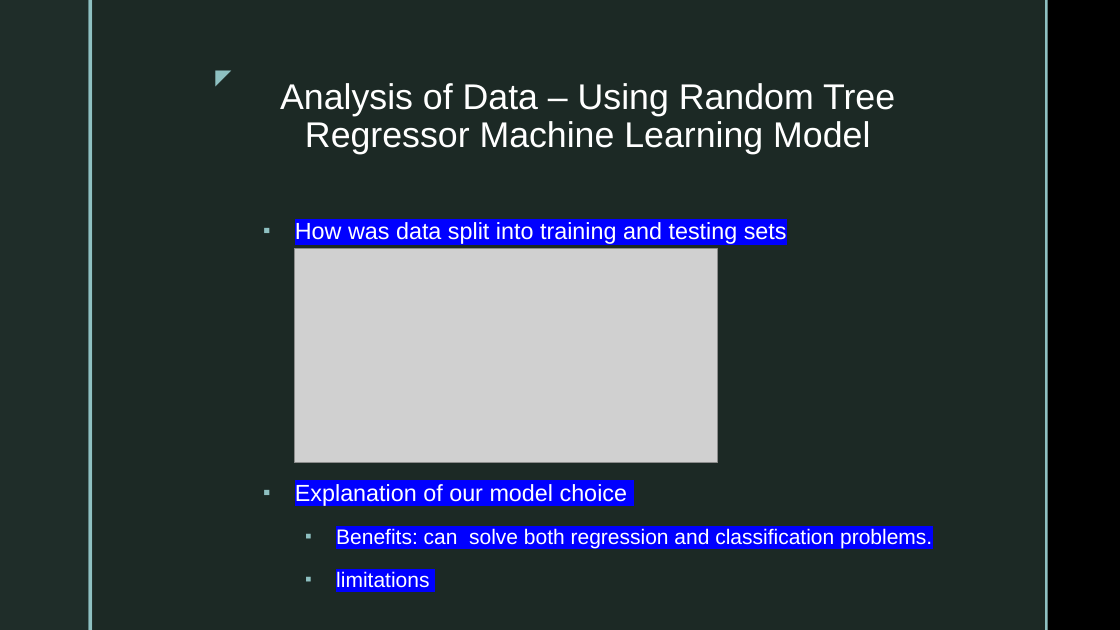
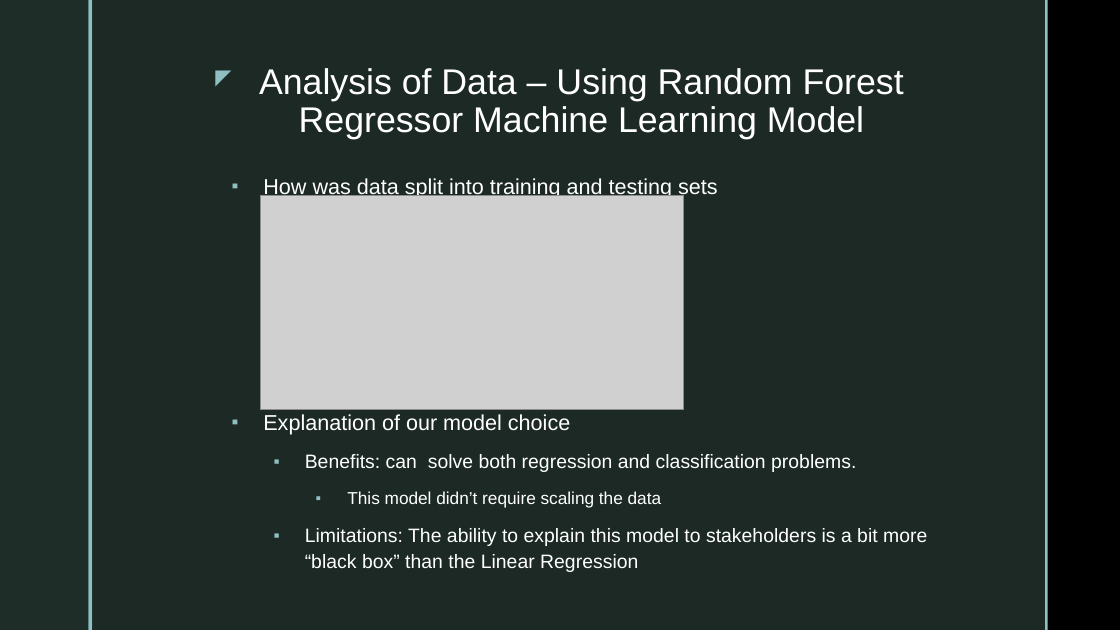
Before and after one commit to Sirius0531/final_project, a slide deck: slide 7 of 2nd Segment Project Deliverable/Deliverable2_Storyboard.pptx (slide 6 before the commit). Drawn at 1120x630 pixels with LibreOffice and Linux fonts; fonts in the diff are those of the drawing; grey boxes stand for pictures; background and template pictures are left out. Boxes give left, top, right and bottom in pixels: in the first picture for what was removed or moved away, otherwise in the second. Text is boxed around its words. In the diff, an @@ line names an element or a change of style, - is before the commit and + after.

```diff
--- a/2nd Segment Project Deliverable/Deliverable2_Storyboard.pptx
+++ b/2nd Segment Project Deliverable/Deliverable2_Storyboard.pptx
@@ title at [259, 68, 904, 140]: text changed @@
-Analysis of Data – Using Random Tree Regressor Machine Learning Model
+Analysis of Data – Using Random Forest Regressor Machine Learning Model
@@ text "How was data split into ...": place and size @@
-text "How was data split into ..." at [295, 222, 932, 588]
+text "How was data split into ..." at [263, 177, 927, 572]
@@ text at [263, 177, 856, 472]: size 20 to 18.5 pt in "How was data split into training and ...", "Explanation of our model choice"; highlight #0000FF to none in "How was data split into training and ...", "Explanation of our model choice", "Benefits: can solve both regression and classification ..."; size 18 to 16.6 pt in "Benefits: can solve both regression and classification ..."; line spacing 1.2 to 1.1 @@
@@ picture: place and size @@
-picture at [295, 249, 718, 463]
+picture at [260, 196, 684, 410]
@@ text at [305, 491, 927, 572]: text changed; size 18 to 16.6 pt @@
-  ▪ limitations
+    ▪ This model didn’t require scaling the data
+  ▪ Limitations: The ability to explain this model to stakeholders is a bit more “black box” than the Linear Regression
```
Also in this commit, not shown: 6 other slides changed, 1 slide added, 1 slide removed.
